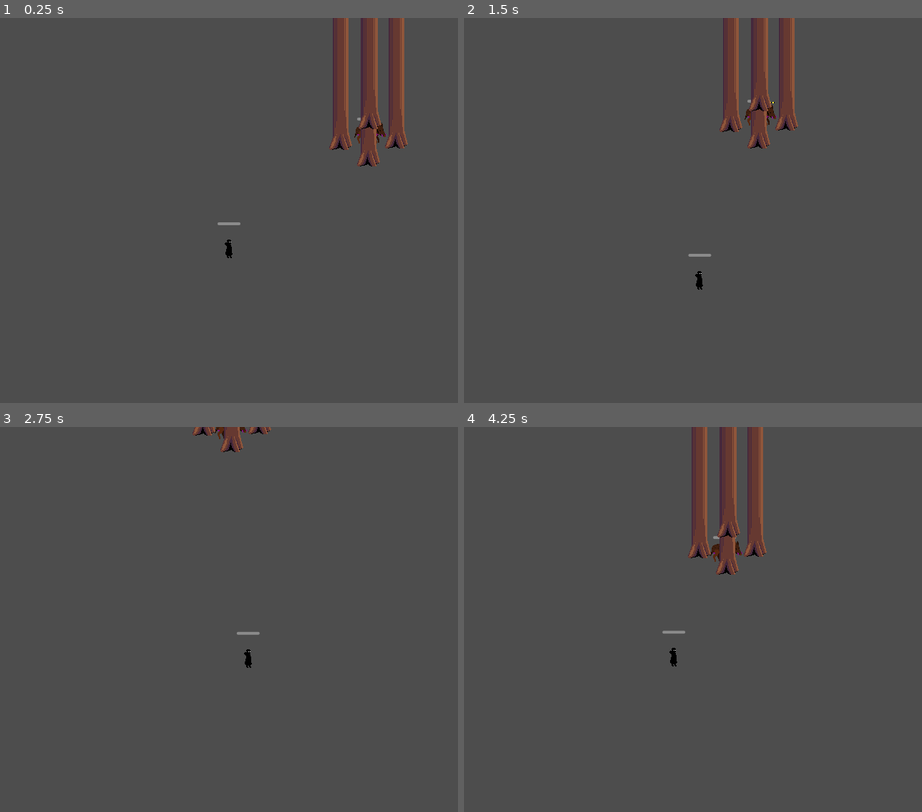
Above: before the commit, frames 1-4 (two rows, left to right).
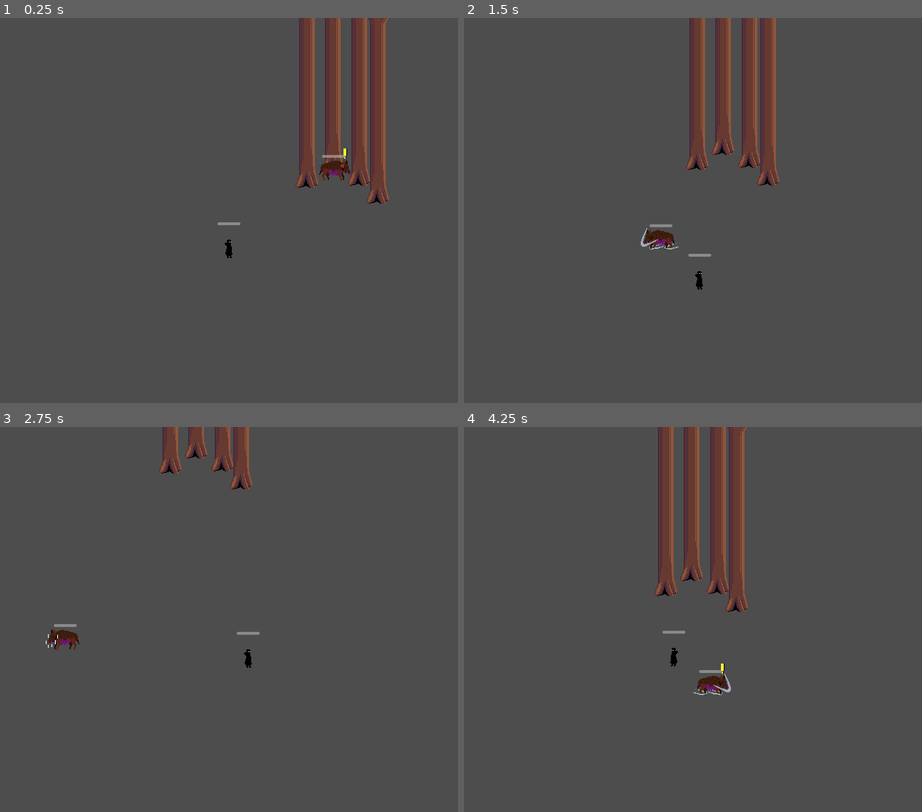
Above: after the commit, the same moments.

Repository: MariuszAKS/Alchemical-Expedition
Game: Godot game, scene res://scenes/locations/test_scene.tscn
The game is run twice, just before and just after one commit, with the same random seed, the same clock (stepped at 60 frames per second) and the same inputs. This scene is started directly instead of the project's main scene.
Inputs:
- Up to frame 1 (0.25 s): no input
- Up to frame 2 (1.5 s): tap Enter at 0.5 s; hold D (move_right) 0.53-1.28 s; tap Space (attack) at 0.6 s; hold S (move_down) from 1.28 s (still down); tap Shift (move_dash) at 1.35 s
- Up to frame 3 (2.75 s): release S (move_down) at 2.03 s; hold D (move_right) from 2.03 s (still down); tap Space (attack) at 2.1 s
- Up to frame 4 (4.25 s): release D (move_right) at 2.78 s; hold W (move_up) 2.78-3.53 s; tap Shift (move_dash) at 2.85 s; hold A (move_left) from 3.53 s (still down); tap Space (attack) at 3.6 s

The runs differ from the first frame. In frame 1, 7.8% of the frame differs, in the area x 64-90%, y 0-49%; in frame 2, 7.1%; in frame 3, 2.1%; in frame 4, 8.0%, in the area x 41-67%, y 0-70%.

Commit message:
Added base for alchemy, restructurization, animation setup for boar

Diff:
--- a/project.godot
+++ b/project.godot
@@ -14,6 +14,10 @@
 run/main_scene="res://scenes/game.tscn"
 config/features=PackedStringArray("4.2", "GL Compatibility")
 config/icon="res://icon.svg"
+
+[autoload]
+
+Inventory="*res://scripts/player/inventory.gd"
 
 [display]
 
--- a/scenes/enemies/boar.tscn
+++ b/scenes/enemies/boar.tscn
@@ -1,12 +1,59 @@
-[gd_scene load_steps=8 format=3 uid="uid://ccj4ptjyqj0q3"]
+[gd_scene load_steps=13 format=3 uid="uid://ccj4ptjyqj0q3"]
 
 [ext_resource type="Script" path="res://scripts/enemies/boar.gd" id="1_aukkq"]
 [ext_resource type="Texture2D" uid="uid://blbp1hhfxex5b" path="res://art/boar.png" id="2_2p21b"]
+[ext_resource type="Texture2D" uid="uid://c6d3mi8ic0eax" path="res://art/boar_charge.png" id="2_8fp3e"]
 [ext_resource type="PackedScene" uid="uid://cdfclcm5gr3pe" path="res://scenes/hitbox.tscn" id="3_4htq7"]
+[ext_resource type="Texture2D" uid="uid://bykaq2egt22q0" path="res://art/boar_prepare_charge.png" id="3_iqhfh"]
+[ext_resource type="Texture2D" uid="uid://brb6hgu7qwkm3" path="res://art/boar_stunned.png" id="4_e7x0h"]
 [ext_resource type="PackedScene" uid="uid://5ov2g6m50a6v" path="res://scenes/health_bar.tscn" id="4_t11ej"]
+[ext_resource type="Texture2D" uid="uid://di5wvdxflaka1" path="res://art/boar_tired.png" id="5_vglcx"]
 
 [sub_resource type="CapsuleShape2D" id="CapsuleShape2D_yak71"]
 radius = 4.0
+
+[sub_resource type="SpriteFrames" id="SpriteFrames_hstdg"]
+animations = [{
+"frames": [{
+"duration": 1.0,
+"texture": ExtResource("2_8fp3e")
+}],
+"loop": true,
+"name": &"charge",
+"speed": 5.0
+}, {
+"frames": [{
+"duration": 1.0,
+"texture": ExtResource("3_iqhfh")
+}],
+"loop": true,
+"name": &"prepare_charge",
+"speed": 5.0
+}, {
+"frames": [{
+"duration": 1.0,
+"texture": ExtResource("4_e7x0h")
+}],
+"loop": true,
+"name": &"stunned",
+"speed": 5.0
+}, {
+"frames": [{
+"duration": 1.0,
+"texture": ExtResource("5_vglcx")
+}],
+"loop": true,
+"name": &"tired",
+"speed": 5.0
+}, {
+"frames": [{
+"duration": 1.0,
+"texture": ExtResource("2_2p21b")
+}],
+"loop": true,
+"name": &"wander",
+"speed": 5.0
+}]
 
 [sub_resource type="CapsuleShape2D" id="CapsuleShape2D_lhh7g"]
 radius = 200.0
@@ -25,14 +72,17 @@
 rotation = 1.5708
 shape = SubResource("CapsuleShape2D_yak71")
 
-[node name="Sprite2D" type="Sprite2D" parent="."]
-texture = ExtResource("2_2p21b")
+[node name="Animation" type="AnimatedSprite2D" parent="."]
+sprite_frames = SubResource("SpriteFrames_hstdg")
+animation = &"wander"
+autoplay = "wander"
 offset = Vector2(0, -28)
 
 [node name="Reaction" type="Sprite2D" parent="."]
 offset = Vector2(16, -36)
 
 [node name="DetectionArea" type="Area2D" parent="."]
+visible = false
 collision_layer = 0
 
 [node name="CollisionShape2D" type="CollisionShape2D" parent="DetectionArea"]
@@ -40,6 +90,7 @@
 shape = SubResource("CapsuleShape2D_lhh7g")
 
 [node name="Hitbox" parent="." node_paths=PackedStringArray("health_bar") instance=ExtResource("3_4htq7")]
+visible = false
 collision_layer = 16
 max_health = 10
 health_left = 10
--- a/scenes/game.tscn
+++ b/scenes/game.tscn
@@ -1,13 +1,17 @@
-[gd_scene load_steps=2 format=3 uid="uid://bsj8mv0puoiou"]
+[gd_scene load_steps=5 format=3 uid="uid://bsj8mv0puoiou"]
 
 [ext_resource type="Script" path="res://scripts/game.gd" id="1_cinr1"]
+[ext_resource type="Script" path="res://scripts/ui/ui_control.gd" id="2_b3lub"]
+[ext_resource type="PackedScene" uid="uid://g4ywx55qq8cl" path="res://scenes/ui/alchemy.tscn" id="3_n4c1r"]
+[ext_resource type="PackedScene" uid="uid://w6uuuay7e7ts" path="res://scenes/ui/map.tscn" id="4_xi8tm"]
 
 [node name="Game" type="Node2D"]
 y_sort_enabled = true
 script = ExtResource("1_cinr1")
 
-[node name="UI Control" type="Control" parent="."]
-z_index = 10
+[node name="LocationContainer" type="Node2D" parent="."]
+
+[node name="UIControl" type="Control" parent="."]
 custom_minimum_size = Vector2(640, 640)
 layout_mode = 3
 anchors_preset = 15
@@ -17,3 +21,12 @@
 offset_bottom = 640.0
 grow_horizontal = 2
 grow_vertical = 2
+script = ExtResource("2_b3lub")
+
+[node name="Alchemy" parent="UIControl" instance=ExtResource("3_n4c1r")]
+visible = false
+layout_mode = 1
+
+[node name="Map" parent="UIControl" instance=ExtResource("4_xi8tm")]
+visible = false
+layout_mode = 1
--- a/scenes/locations/forest.tscn
+++ b/scenes/locations/forest.tscn
@@ -2,7 +2,7 @@
 
 [ext_resource type="Script" path="res://scripts/locations/forest.gd" id="1_rjoxw"]
 [ext_resource type="PackedScene" uid="uid://bqyaieqoe7uhh" path="res://scenes/player_start_position.tscn" id="1_xauuj"]
-[ext_resource type="Texture2D" uid="uid://dskfod8flks2a" path="res://art/forest_frame.png" id="3_qf3jb"]
+[ext_resource type="Texture2D" uid="uid://dskfod8flks2a" path="res://art/ui/forest_frame.png" id="3_qf3jb"]
 
 [node name="Forest" type="Node2D"]
 y_sort_enabled = true
--- a/scenes/locations/house.tscn
+++ b/scenes/locations/house.tscn
@@ -39,3 +39,4 @@
 [node name="PlayerStartPosition" parent="." instance=ExtResource("4_s3c4c")]
 
 [connection signal="body_entered" from="Exit" to="." method="_on_exit_body_entered"]
+[connection signal="body_entered" from="Cauldron" to="." method="_on_cauldron_body_entered"]
--- a/scenes/locations/test_scene.tscn
+++ b/scenes/locations/test_scene.tscn
@@ -5,21 +5,22 @@
 [ext_resource type="PackedScene" uid="uid://b0ddltblpo7er" path="res://scenes/tree.tscn" id="3_bnjf3"]
 
 [node name="TestScene" type="Node2D"]
+y_sort_enabled = true
 
 [node name="Player" parent="." instance=ExtResource("1_ktf2e")]
-position = Vector2(315, 524)
+position = Vector2(362, 471)
 
 [node name="Boar" parent="." instance=ExtResource("2_8i8fu")]
-position = Vector2(510, 363)
+position = Vector2(508, 362)
 
 [node name="Tree" parent="." instance=ExtResource("3_bnjf3")]
-position = Vector2(510, 391)
+position = Vector2(507, 347)
 
 [node name="Tree2" parent="." instance=ExtResource("3_bnjf3")]
 position = Vector2(471, 368)
 
 [node name="Tree3" parent="." instance=ExtResource("3_bnjf3")]
-position = Vector2(549, 366)
+position = Vector2(544, 365)
 
 [node name="Tree4" parent="." instance=ExtResource("3_bnjf3")]
-position = Vector2(512, 339)
+position = Vector2(570, 390)
--- a/scenes/player.tscn
+++ b/scenes/player.tscn
@@ -10,6 +10,17 @@
 [sub_resource type="CapsuleShape2D" id="CapsuleShape2D_f1vbk"]
 radius = 4.0
 height = 12.0
+
+[sub_resource type="SpriteFrames" id="SpriteFrames_ce2qf"]
+animations = [{
+"frames": [{
+"duration": 1.0,
+"texture": ExtResource("1_mcoii")
+}],
+"loop": true,
+"name": &"default",
+"speed": 5.0
+}]
 
 [sub_resource type="CircleShape2D" id="CircleShape2D_eqmup"]
 radius = 30.0
@@ -32,8 +43,9 @@
 enabled = false
 position_smoothing_enabled = true
 
-[node name="Sprite2D" type="Sprite2D" parent="."]
-texture = ExtResource("1_mcoii")
+[node name="Animation" type="AnimatedSprite2D" parent="."]
+sprite_frames = SubResource("SpriteFrames_ce2qf")
+autoplay = "default"
 offset = Vector2(0, -14)
 
 [node name="Attack" type="Area2D" parent="."]
@@ -47,7 +59,7 @@
 shape = SubResource("CircleShape2D_eqmup")
 disabled = true
 
-[node name="Sprite2D" type="Sprite2D" parent="Attack"]
+[node name="Animation" type="Sprite2D" parent="Attack"]
 texture = ExtResource("4_xp1ai")
 
 [node name="AttackTimer" type="Timer" parent="Attack"]
--- /dev/null
+++ b/scenes/ui/alchemy.tscn
@@ -0,0 +1,168 @@
+[gd_scene load_steps=5 format=3 uid="uid://g4ywx55qq8cl"]
+
+[ext_resource type="Script" path="res://scripts/ui/alchemy.gd" id="1_dl2ru"]
+[ext_resource type="Texture2D" uid="uid://b3nhxop1x5run" path="res://art/purple_crystal.png" id="2_8pn0n"]
+[ext_resource type="Texture2D" uid="uid://73s84d6l64rn" path="res://art/ui/alchemy_circle.png" id="3_a0ka8"]
+[ext_resource type="Texture2D" uid="uid://brr428lxvk3qw" path="res://art/ui/circle_chosen.png" id="4_wusx3"]
+
+[node name="Alchemy" type="Control"]
+layout_mode = 3
+anchors_preset = 15
+anchor_right = 1.0
+anchor_bottom = 1.0
+grow_horizontal = 2
+grow_vertical = 2
+script = ExtResource("1_dl2ru")
+item_texture = ExtResource("2_8pn0n")
+
+[node name="MarginOuter" type="MarginContainer" parent="."]
+layout_mode = 1
+anchors_preset = 15
+anchor_right = 1.0
+anchor_bottom = 1.0
+grow_horizontal = 2
+grow_vertical = 2
+theme_override_constants/margin_left = 16
+theme_override_constants/margin_top = 16
+theme_override_constants/margin_right = 16
+theme_override_constants/margin_bottom = 16
+
+[node name="Background" type="ColorRect" parent="MarginOuter"]
+layout_mode = 2
+color = Color(0, 0, 0, 0.498039)
+
+[node name="MarginInner" type="MarginContainer" parent="MarginOuter"]
+layout_mode = 2
+theme_override_constants/margin_left = 16
+theme_override_constants/margin_top = 16
+theme_override_constants/margin_right = 16
+theme_override_constants/margin_bottom = 16
+
+[node name="VBoxContainer" type="VBoxContainer" parent="MarginOuter/MarginInner"]
+layout_mode = 2
+theme_override_constants/separation = 16
+
+[node name="TopRow" type="HBoxContainer" parent="MarginOuter/MarginInner/VBoxContainer"]
+layout_mode = 2
+size_flags_vertical = 3
+size_flags_stretch_ratio = 2.0
+theme_override_constants/separation = 16
+
+[node name="ItemList" type="ItemList" parent="MarginOuter/MarginInner/VBoxContainer/TopRow"]
+layout_mode = 2
+size_flags_horizontal = 3
+
+[node name="AlchemyCircle" type="TextureRect" parent="MarginOuter/MarginInner/VBoxContainer/TopRow"]
+layout_mode = 2
+size_flags_horizontal = 3
+size_flags_stretch_ratio = 2.0
+texture = ExtResource("3_a0ka8")
+stretch_mode = 6
+
+[node name="Top" type="TextureButton" parent="MarginOuter/MarginInner/VBoxContainer/TopRow/AlchemyCircle"]
+layout_mode = 0
+offset_left = 141.0
+offset_top = 21.0
+offset_right = 230.0
+offset_bottom = 110.0
+toggle_mode = true
+texture_pressed = ExtResource("4_wusx3")
+stretch_mode = 0
+
+[node name="Margin" type="MarginContainer" parent="MarginOuter/MarginInner/VBoxContainer/TopRow/AlchemyCircle/Top"]
+layout_mode = 1
+anchors_preset = 15
+anchor_right = 1.0
+anchor_bottom = 1.0
+grow_horizontal = 2
+grow_vertical = 2
+theme_override_constants/margin_left = 16
+theme_override_constants/margin_top = 16
+theme_override_constants/margin_right = 16
+theme_override_constants/margin_bottom = 16
+
+[node name="Texture" type="TextureRect" parent="MarginOuter/MarginInner/VBoxContainer/TopRow/AlchemyCircle/Top/Margin"]
+layout_mode = 2
+
+[node name="Left" type="TextureButton" parent="MarginOuter/MarginInner/VBoxContainer/TopRow/AlchemyCircle"]
+layout_mode = 0
+offset_left = 21.0
+offset_top = 141.0
+offset_right = 110.0
+offset_bottom = 230.0
+toggle_mode = true
+texture_pressed = ExtResource("4_wusx3")
+stretch_mode = 0
+
+[node name="Margin" type="MarginContainer" parent="MarginOuter/MarginInner/VBoxContainer/TopRow/AlchemyCircle/Left"]
+layout_mode = 1
+anchors_preset = 15
+anchor_right = 1.0
+anchor_bottom = 1.0
+grow_horizontal = 2
+grow_vertical = 2
+theme_override_constants/margin_left = 16
+theme_override_constants/margin_top = 16
+theme_override_constants/margin_right = 16
+theme_override_constants/margin_bottom = 16
+
+[node name="Texture" type="TextureRect" parent="MarginOuter/MarginInner/VBoxContainer/TopRow/AlchemyCircle/Left/Margin"]
+layout_mode = 2
+
+[node name="Right" type="TextureButton" parent="MarginOuter/MarginInner/VBoxContainer/TopRow/AlchemyCircle"]
+layout_mode = 0
+offset_left = 261.0
+offset_top = 141.0
+offset_right = 350.0
+offset_bottom = 230.0
+toggle_mode = true
+texture_pressed = ExtResource("4_wusx3")
+stretch_mode = 0
+
+[node name="Margin" type="MarginContainer" parent="MarginOuter/MarginInner/VBoxContainer/TopRow/AlchemyCircle/Right"]
+layout_mode = 1
+anchors_preset = 15
+anchor_right = 1.0
+anchor_bottom = 1.0
+grow_horizontal = 2
+grow_vertical = 2
+theme_override_constants/margin_left = 16
+theme_override_constants/margin_top = 16
+theme_override_constants/margin_right = 16
+theme_override_constants/margin_bottom = 16
+
+[node name="Texture" type="TextureRect" parent="MarginOuter/MarginInner/VBoxContainer/TopRow/AlchemyCircle/Right/Margin"]
+layout_mode = 2
+
+[node name="Bottom" type="TextureButton" parent="MarginOuter/MarginInner/VBoxContainer/TopRow/AlchemyCircle"]
+layout_mode = 0
+offset_left = 141.0
+offset_top = 260.0
+offset_right = 230.0
+offset_bottom = 349.0
+toggle_mode = true
+texture_pressed = ExtResource("4_wusx3")
+stretch_mode = 0
+
+[node name="Margin" type="MarginContainer" parent="MarginOuter/MarginInner/VBoxContainer/TopRow/AlchemyCircle/Bottom"]
+layout_mode = 1
+anchors_preset = 15
+anchor_right = 1.0
+anchor_bottom = 1.0
+grow_horizontal = 2
+grow_vertical = 2
+theme_override_constants/margin_left = 16
+theme_override_constants/margin_top = 16
+theme_override_constants/margin_right = 16
+theme_override_constants/margin_bottom = 16
+
+[node name="Texture" type="TextureRect" parent="MarginOuter/MarginInner/VBoxContainer/TopRow/AlchemyCircle/Bottom/Margin"]
+layout_mode = 2
+
+[node name="BottomRow" type="HBoxContainer" parent="MarginOuter/MarginInner/VBoxContainer"]
+layout_mode = 2
+size_flags_vertical = 3
+
+[node name="Description" type="Panel" parent="MarginOuter/MarginInner/VBoxContainer/BottomRow"]
+layout_mode = 2
+size_flags_horizontal = 3
--- a/scenes/map.tscn
+++ b/scenes/ui/map.tscn
@@ -1,7 +1,7 @@
 [gd_scene load_steps=3 format=3 uid="uid://w6uuuay7e7ts"]
 
-[ext_resource type="Script" path="res://scripts/map.gd" id="1_3ukb7"]
-[ext_resource type="Texture2D" uid="uid://d02b6sw3mo7gl" path="res://art/map.png" id="1_vf4fo"]
+[ext_resource type="Script" path="res://scripts/ui/map.gd" id="1_3ukb7"]
+[ext_resource type="Texture2D" uid="uid://d02b6sw3mo7gl" path="res://art/ui/map.png" id="1_vf4fo"]
 
 [node name="Map" type="Control"]
 custom_minimum_size = Vector2(640, 640)
--- /dev/null
+++ b/scripts/crystal.gd
@@ -0,0 +1,17 @@
+extends Resource
+
+class_name Crystal
+
+
+enum CrystalType {BASE_GROUND, BASE_AIR, BASE_FIRE, BASE_FLUID, BOAR}
+
+
+var name:String
+var type:CrystalType
+
+@export var texture:CompressedTexture2D
+
+
+func _init(_name:String, _type:CrystalType):
+	name = _name
+	type = _type
--- a/scripts/enemies/boar.gd
+++ b/scripts/enemies/boar.gd
@@ -4,7 +4,7 @@
 enum State {WANDER, PREPARE_CHARGE, CHARGE, FINISH_CHARGE, STUNNED}
 
 const WALK_VELOCITY = 50.0
-const CHARGE_VELOCITY = 400.0
+const CHARGE_VELOCITY = 300.0
 
 var boar_state:State = State.WANDER
 var target:Node2D = null
@@ -15,6 +15,8 @@
 @onready var max_charge_timer:Timer = get_node("MaxChargeTimer")
 @onready var charge_cooldown_timer:Timer = get_node("ChargeCooldownTimer")
 @onready var memory_timer:Timer = get_node("MemoryTimer")
+
+@onready var animation:AnimatedSprite2D = get_node("Animation")
 
 @onready var reaction_symbol:Sprite2D = get_node("Reaction")
 @onready var reaction_symbol_timer:Timer = get_node("ReactionSymbolTimer")
@@ -41,6 +43,8 @@
 
 		if collision:
 			_hit_obstacle()
+
+	animation.flip_h = direction.x < 0
 
 
 func _change_state(new_state:State):
@@ -72,29 +76,29 @@
 func _enter_state(new_state:State):
 	if new_state == State.WANDER:
 		_change_wandering_direction()
-		# start animation for wandering
+		_change_animation("wander")
 
 	elif new_state == State.PREPARE_CHARGE:
 		prepare_charge_timer.wait_time = 0.5 + randf() / 2.0
 		prepare_charge_timer.start()
-		# start animation for preparing charge (kopytkiem kop)
+		_change_animation("prepare_charge")
 
 	elif new_state == State.CHARGE:
 		direction = (target.position - position).normalized()
 
 		max_charge_timer.wait_time = 1.0 + randf()
 		max_charge_timer.start()
-		# start animation for charging
+		_change_animation("charge")
 
 	elif new_state == State.FINISH_CHARGE:
 		charge_cooldown_timer.wait_time = 0.5 + randf() / 2.0
 		charge_cooldown_timer.start()
-		# start animation for tired
+		_change_animation("tired")
 
 	elif new_state == State.STUNNED:
 		charge_cooldown_timer.wait_time = 2.0 + randf()
 		charge_cooldown_timer.start()
-		# start animation for stunned
+		_change_animation("stunned")
 
 	boar_state = new_state
 
@@ -137,6 +141,10 @@
 	_change_state(State.STUNNED)
 
 
+func _change_animation(new_animation:String):
+	animation.play(new_animation)
+
+
 func _show_reaction_symbol(reaction:CompressedTexture2D):
 	reaction_symbol.texture = reaction
 	reaction_symbol_timer.start()
--- a/scripts/game.gd
+++ b/scripts/game.gd
@@ -2,17 +2,18 @@
 
 var playerScene:PackedScene = preload("res://scenes/player.tscn")
 
-var mapScene:PackedScene = preload("res://scenes/map.tscn")
-var houseScene:PackedScene = preload("res://scenes/locations/house.tscn")
-var forestScene:PackedScene = preload("res://scenes/locations/forest.tscn")
-
-@onready var ui_control:Control = get_node("UI Control")
+var house_scene:PackedScene = preload("res://scenes/locations/house.tscn")
+var forest_scene:PackedScene = preload("res://scenes/locations/forest.tscn")
 
 @onready var player:Player = playerScene.instantiate()
 
-@onready var map:Control = mapScene.instantiate()
-@onready var house:Node2D = houseScene.instantiate()
-@onready var forest:Node2D = forestScene.instantiate()
+@onready var ui_control:Control = get_node("UIControl")
+@onready var alchemy:Control = ui_control.get_node("Alchemy")
+@onready var map:Control = ui_control.get_node("Map")
+
+@onready var location_container:Node2D = get_node("LocationContainer")
+@onready var house:Node2D = house_scene.instantiate()
+@onready var forest:Node2D = forest_scene.instantiate()
 
 var location_dictionary:Dictionary
 var loaded_location:Node2D = null;
@@ -29,11 +30,21 @@
 	_set_player_position()
 	_set_player_permissions()
 
-	ui_control.add_child(map)
+	_hide_alchemy()
 	_hide_map()
 
+	house.cauldron_area_entered.connect(_show_alchemy)
 	house.exit_house_area_entered.connect(_show_map)
 	map.location_button_pressed.connect(_go_to_location)
+
+
+func _show_alchemy():
+	alchemy.visible = true
+	player.enable_move(false)
+
+func _hide_alchemy():
+	alchemy.visible = false
+	player.enable_move(true)
 
 
 func _show_map():
@@ -63,7 +74,7 @@
 func _load_location(location:String):
 	loaded_location = location_dictionary[location]
 	loaded_location.add_child(player)
-	add_child(loaded_location)
+	location_container.add_child(loaded_location)
 
 func _set_player_position():
 	player.global_position = loaded_location.get_node("PlayerStartPosition").global_position
--- a/scripts/locations/house.gd
+++ b/scripts/locations/house.gd
@@ -5,10 +5,11 @@
 signal exit_house_area_entered
 
 
-func _ready():
-	pass
+func _on_cauldron_body_entered(body:Node2D):
+	if body is Player:
+		emit_signal(cauldron_area_entered.get_name())
 
 
 func _on_exit_body_entered(body:Node2D):
-	if body is CharacterBody2D:
+	if body is Player:
 		emit_signal(exit_house_area_entered.get_name())
--- a/scripts/mixture.gd
+++ /dev/null
@@ -1,16 +0,0 @@
-extends Resource
-
-class_name Mixture
-
-
-var _name: String
-var _effect: String
-var _durationSeconds: float
-var _potencyLevel: int
-
-
-func _init(name, effect, durationSeconds, potencyLevel):
-    _name = name
-    _effect = effect
-    _durationSeconds = durationSeconds
-    _potencyLevel = potencyLevel
--- a/scripts/player/attack.gd
+++ b/scripts/player/attack.gd
@@ -4,7 +4,7 @@
 @export var damage:int = 2
 
 @onready var collider:CollisionShape2D = get_node("Collider")
-@onready var sprite:Sprite2D = get_node("Sprite2D")
+@onready var sprite:Sprite2D = get_node("Animation")
 @onready var attack_timer:Timer = get_node("AttackTimer")
 @onready var cooldown_timer:Timer = get_node("CooldownTimer")
 
--- a/scripts/player/inventory.gd
+++ b/scripts/player/inventory.gd
@@ -1,10 +1,10 @@
-extends Resource
-
-class_name Inventory
+extends Node
 
 
-var main_slots: Array[Mixture] = []
-var main_slots_count: int = 4
+var items:Array[Crystal] = []
+
+var main_slots_count:int = 4
+var main_slots:Array[Crystal] = []
 
 
 func _init():
@@ -13,16 +13,33 @@
 	for i in range(main_slots_count):
 		main_slots.append(null)
 
+	items.append(Crystal.new("Base ground", Crystal.CrystalType.BASE_GROUND))
+	items.append(Crystal.new("Base ground", Crystal.CrystalType.BASE_GROUND))
+	items.append(Crystal.new("Base air", Crystal.CrystalType.BASE_AIR))
+	items.append(Crystal.new("Base air", Crystal.CrystalType.BASE_AIR))
+	items.append(Crystal.new("Boar", Crystal.CrystalType.BOAR))
+	items.append(Crystal.new("Boar", Crystal.CrystalType.BOAR))
 
-func add_item_to_main_slot(mixture: Mixture, slot_id: int) -> bool:
+
+func add_item(item:Crystal):
+	items.append(item)
+
+func remove_item(item:Crystal):
+	if item in items:
+		items.erase(item)
+
+
+func add_item_to_main_slot(mixture:Crystal, slot_id:int) -> bool:
 	if slot_id >= main_slots_count or main_slots[slot_id] != null:
 		return false
+
 	main_slots[slot_id] = mixture
 	return true
 
-func pop_item_from_main_slot(slot_id: int) -> Mixture:
+func pop_item_from_main_slot(slot_id:int) -> Crystal:
 	if slot_id >= main_slots_count:
 		return null
-	var mixture: Mixture = main_slots[slot_id]
+
+	var mixture: Crystal = main_slots[slot_id]
 	main_slots[slot_id] = null
 	return mixture
--- a/scripts/player/player.gd
+++ b/scripts/player/player.gd
@@ -14,6 +14,8 @@
 
 var _can_move:bool = true
 var _can_attack:bool = true
+
+@onready var animation:AnimatedSprite2D = get_node("Animation")
 
 @onready var camera:Camera2D = get_node("Camera")
 @onready var dash_timer:Timer = get_node("DashTimer")
@@ -45,6 +47,8 @@
 		velocity.x = move_toward(velocity.x, 0, DECELERATION * delta)
 		velocity.y = move_toward(velocity.y, 0, DECELERATION * delta)
 
+	animation.flip_h = direction.x < 0
+
 	move_and_slide()
 
 func enable_move(value:bool):
--- /dev/null
+++ b/scripts/ui/alchemy.gd
@@ -0,0 +1,51 @@
+extends Control
+
+
+var path_base:String = "MarginOuter/MarginInner/VBoxContainer/TopRow"
+var slots_count:int = 4
+var slot_pressed = null
+var slots_contents:Array[Crystal] = []
+
+@onready var item_list:ItemList = get_node(path_base + "/ItemList")
+@onready var alchemy_slots:Array[TextureButton] = [
+	get_node(path_base + "/AlchemyCircle/Top"),
+	get_node(path_base + "/AlchemyCircle/Left"),
+	get_node(path_base + "/AlchemyCircle/Right"),
+	get_node(path_base + "/AlchemyCircle/Bottom"),
+]
+@onready var alchemy_slots_contents_textures:Array = []
+
+@export var item_texture:CompressedTexture2D
+
+
+func _ready():
+	for i in range(slots_count):
+		slots_contents.append(null)
+		alchemy_slots_contents_textures.append(alchemy_slots[i].get_node("Margin/Texture"))
+		alchemy_slots[i].pressed.connect(_on_slot_pressed.bind(i))
+	item_list.item_selected.connect(_on_item_selected)
+
+	for item in Inventory.items:
+		item_list.add_item(item.name + " " + Crystal.CrystalType.find_key(item.type), item_texture)
+
+
+func _on_item_selected(index:int):
+	if slot_pressed == null:
+		return
+
+	slots_contents[slot_pressed] = Inventory.items[index]
+	alchemy_slots_contents_textures[slot_pressed].texture = item_texture
+
+
+func _on_slot_pressed(id:int):
+	if alchemy_slots[id].button_pressed:
+		_untoggle_slots(id)
+		slot_pressed = id
+	else:
+		slot_pressed = null
+
+func _untoggle_slots(exception_id:int):
+	for i in range(slots_count):
+		if i == exception_id:
+			continue
+		alchemy_slots[i].set_pressed(false)
--- /dev/null
+++ b/scripts/ui/ui_control.gd
@@ -0,0 +1 @@
+extends Control
Binary file added: art/boar_charge.png
Not shown, added: art/boar_charge.png.import
Binary file added: art/boar_prepare_charge.png
Not shown, added: art/boar_prepare_charge.png.import
Binary file added: art/boar_stunned.png
Not shown, added: art/boar_stunned.png.import
Binary file added: art/boar_tired.png
Not shown, added: art/boar_tired.png.import
Binary file added: art/purple_crystal.png
Not shown, added: art/purple_crystal.png.import
Binary file added: art/ui/alchemy_circle.png
Not shown, added: art/ui/alchemy_circle.png.import
(and 8 more such lines)
